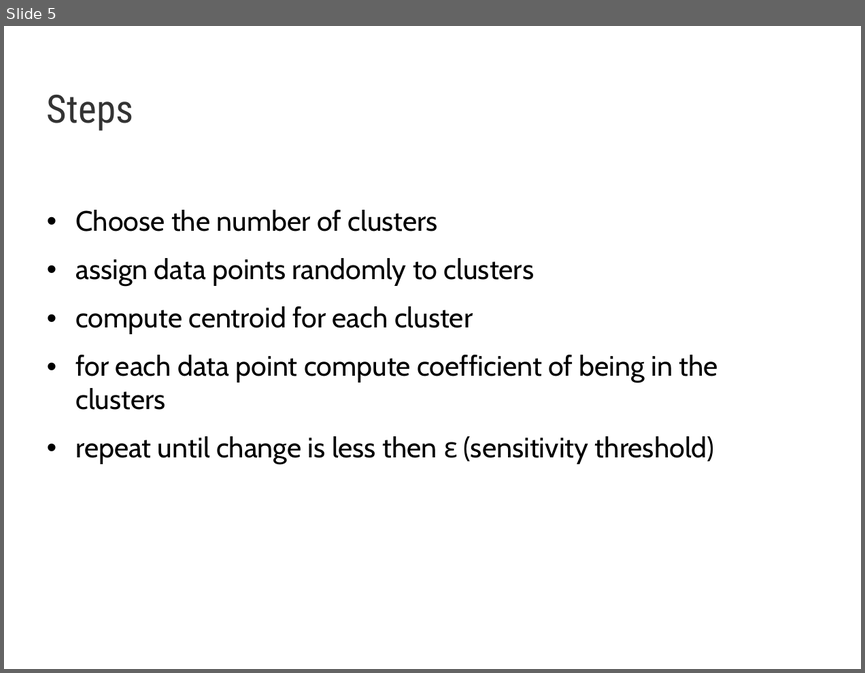
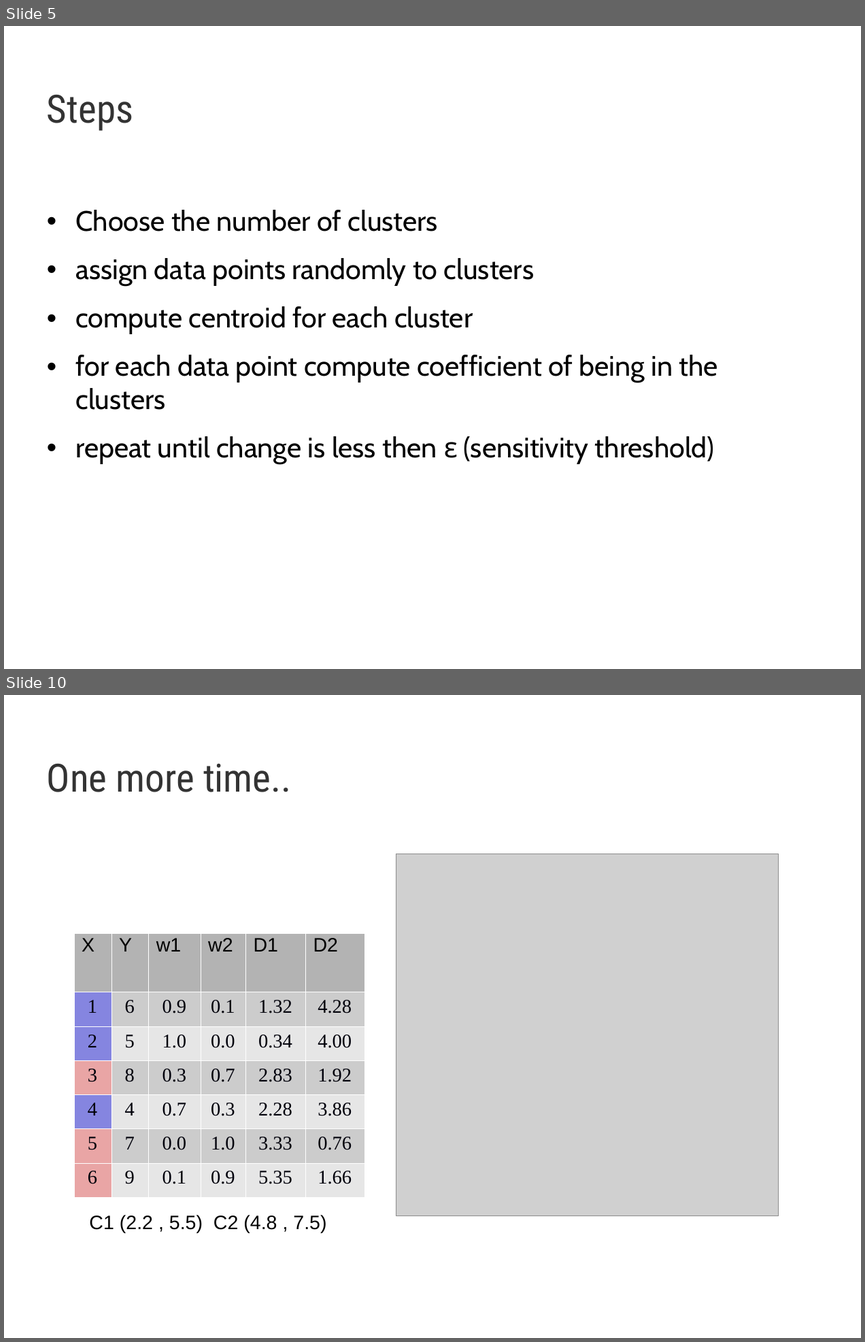
Before and after one commit to AndyTheFactory/DM, a slide deck: Prezentare/FCM.ppt. Shown one above the other, each under a label of ours: slide 5 before the commit, slides 5 and 10 after it; the slides between them are not shown. The pictures are 865x673 and 865x1342 pixels, drawn with LibreOffice and Linux fonts; fonts in the diff are those of the drawing; grey boxes stand for pictures; background and template pictures are left out. Boxes give left, top, right and bottom in pixels: in the first picture for what was removed or moved away, otherwise in the second. Text is boxed around its words. In the diff, an @@ line names an element or a change of style, - is before the commit and + after.

```diff
--- a/Prezentare/FCM.ppt
+++ b/Prezentare/FCM.ppt
@@ slide 10 added at <box>4,695,861,1338</box>, background picture (left out) @@
@@ text added at <box>47,764,292,792</box>, 36 pt, text #333333 @@
+One more time..
@@ picture added at <box>396,853,779,1216</box> @@
@@ table added at <box>74,933,365,1196</box>, 7 rows, 6 columns @@
+X | Y | w1 | w2 | D1 | D2
+1 | 6 | 0.9 | 0.1 | 1.32 | 4.28
+2 | 5 | 1.0 | 0.0 | 0.34 | 4.00
+3 | 8 | 0.3 | 0.7 | 2.83 | 1.92
+4 | 4 | 0.7 | 0.3 | 2.28 | 3.86
+5 | 7 | 0.0 | 1.0 | 3.33 | 0.76
+6 | 9 | 0.1 | 0.9 | 5.35 | 1.66
@@ text added at <box>89,1215,326,1233</box>, 18 pt, text #000000 @@
+C1 (2.2 , 5.5) C2 (4.8 , 7.5)
```
Also in this commit, not shown: 3 slides changed, 5 other slides added, 5 other files.
